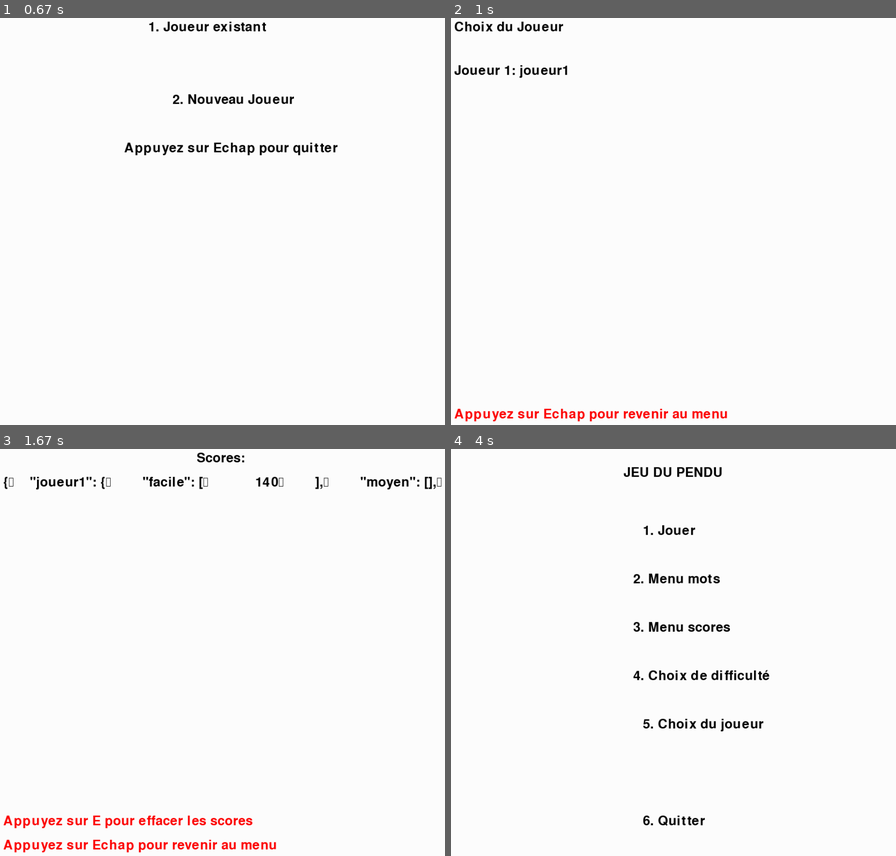
Above: before the commit, frames 1-4 (two rows, left to right).
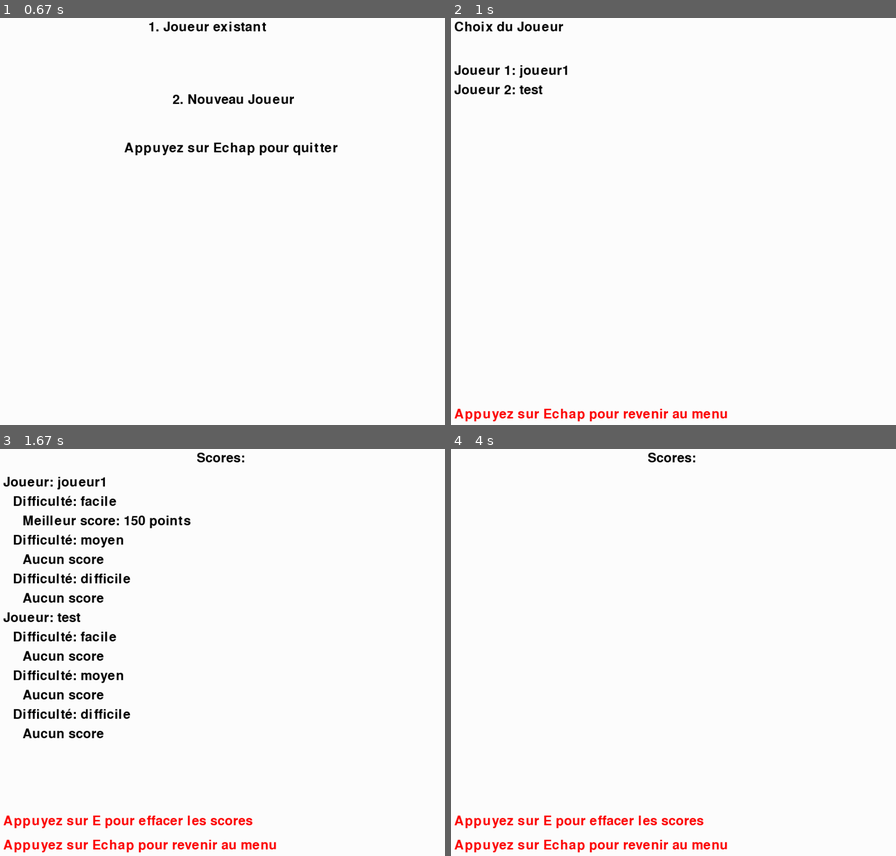
Above: after the commit, the same moments.

Repository: Hippolyte-Geslain/pendu
Game: pygame game, started from pendu_presque_final.py
The game is run twice, just before and just after one commit, with the same random seed, the same clock (stepped at 60 frames per second) and the same inputs.
Inputs:
- Up to frame 1 (0.67 s): tap 3 at 0.33 s
- Up to frame 2 (1 s): tap 1 at 0.67 s
- Up to frame 3 (1.67 s): tap 2 at 1 s; tap 3 at 1.33 s
- Up to frame 4 (4 s): tap E at 1.67 s

Frame 1 is identical in both runs. In frame 2, 0.2% of the frame differs, in the area x 0-21%, y 16-19%; in frame 3, 4.5%, in the area x 0-100%, y 6-72%; in frame 4, 3.2%.

Commit message:
affichage selon diff et joueur modifications

Diff:
--- a/pendu_presque_final.py
+++ b/pendu_presque_final.py
@@ -214,11 +214,24 @@
 #======================Menu Scores =================================
 def menu_scores():
     clock = pygame.time.Clock()
-    scores=voir_scores()
+    scores = voir_scores()
     while True:
         screen.fill(WHITE)
         afficher_texte("Scores:", WIDTH // 2 - 50, 50)
-        afficher_texte(json.dumps(scores, indent=4), 50, 100)
+
+        y_offset = 100
+        for joueur, difficulte_scores in scores.items():
+            afficher_texte(f"Joueur: {joueur}", 50, y_offset)
+            y_offset += 40
+            for difficulte, joueur_scores in difficulte_scores.items():
+                afficher_texte(f"Difficulté: {difficulte}", 70, y_offset)
+                y_offset += 40
+                if joueur_scores:
+                    afficher_texte(f"Meilleur score: {max(joueur_scores)} points", 90, y_offset)
+                else:
+                    afficher_texte("Aucun score", 90, y_offset)
+                y_offset += 40
+
         afficher_texte("Appuyez sur Echap pour revenir au menu", 50, HEIGHT - 50, RED)
         afficher_texte("Appuyez sur E pour effacer les scores", 50, HEIGHT - 100, RED)
         pygame.display.flip()
@@ -232,10 +245,7 @@
                     return
                 if event.key == pygame.K_e:
                     effacer_scores()
-                    afficher_texte("Scores effacés!", WIDTH // 2 - 100, HEIGHT // 2, RED)
-                    pygame.display.flip()
-                    pygame.time.delay(2000)
-                    return
+                    scores = voir_scores()  # Refresh the scores after deletion
 
         clock.tick(30)
 #==================================================================================
@@ -255,6 +265,7 @@
             return json.load(f)
     except json.JSONDecodeError:
         return {}
+
 def enregistrer_score(joueur, score, difficulte): #enregistrer le score du joueur selon la difficulté
     scores = charger_scores()
     if joueur not in scores:
@@ -397,11 +408,11 @@
 
 def menu_joueurexistant():
     clock = pygame.time.Clock()
-    joueurs = voir_scores()
-    while True:
-        screen.fill(WHITE)
-        afficher_texte("Choix du Joueur",50,50)
-        for i, joueur in enumerate(joueurs,1):
+    joueurs = list(voir_scores().keys())  # Get the list of player names
+    while True:
+        screen.fill(WHITE)
+        afficher_texte("Choix du Joueur", 50, 50)
+        for i, joueur in enumerate(joueurs, 1):
             afficher_texte(f"Joueur {i}: {joueur}", 50, 100 + i * 40)
         afficher_texte("Appuyez sur Echap pour revenir au menu", 50, HEIGHT - 50, RED)
         pygame.display.flip()
@@ -413,26 +424,13 @@
             if event.type == pygame.KEYDOWN:
                 if event.key == pygame.K_ESCAPE:
                     return
-                if event.key == pygame.K_1:
-                    return "joueur1"
-                if event.key == pygame.K_2:
-                    return "joueur2"
-                if event.key == pygame.K_3:
-                    return "joueur3"
-                if event.key == pygame.K_4:
-                    return "joueur4"
-                if event.key == pygame.K_5:
-                    return "joueur5"
-                if event.key == pygame.K_6:
-                    return "joueur6"
-                if event.key == pygame.K_7:
-                    return "joueur7"
-                if event.key == pygame.K_8:
-                    return "joueur8"
-                if event.key == pygame.K_9:
-                    return "joueur9"
-                if event.key == pygame.K_0:
-                    return "joueur10"
+                if pygame.K_1 <= event.key <= pygame.K_9:
+                    index = event.key - pygame.K_1
+                    if index < len(joueurs):
+                        return joueurs[index]
+                if event.key == pygame.K_0 and len(joueurs) >= 10:
+                    return joueurs[9]
+
         clock.tick(30)
 
 #==================================================================================
@@ -510,7 +508,7 @@
         # Afficher les informations textuelles en bas
         afficher_texte("PENDU", WIDTH // 2 - 50, 50)
         afficher_texte("Difficulté: " + difficulte, 50, HEIGHT - 250)
-        afficher_texte("Joueur: " + joueur, 50, HEIGHT - 300)
+        afficher_texte(f"Joueur: {joueur}", 50, HEIGHT - 300)
         afficher_texte(f"Mot: {mot_cache()}", 50, HEIGHT - 200)
         afficher_texte(f"Essais restants: {essais_restants}", 50, HEIGHT - 150)
         afficher_texte(f"Lettres tentées: {', '.join(sorted(lettres_tentees))}", 50, HEIGHT - 100)
--- a/scores.json
+++ b/scores.json
@@ -1,8 +1,13 @@
 {
     "joueur1": {
         "facile": [
-            140
+            150
         ],
+        "moyen": [],
+        "difficile": []
+    },
+    "test": {
+        "facile": [],
         "moyen": [],
         "difficile": []
     }
